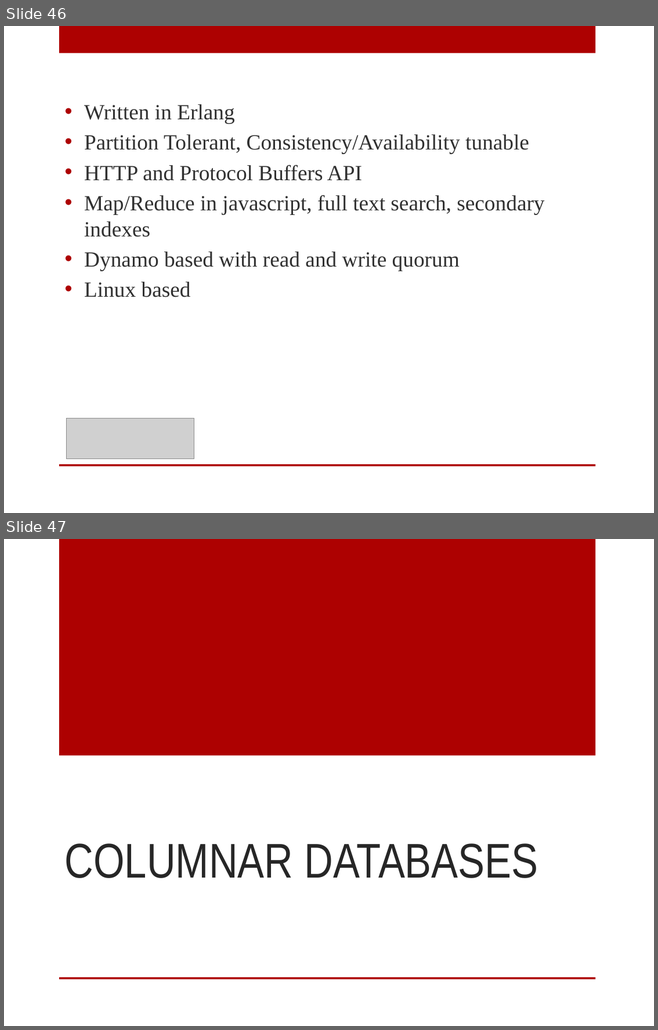
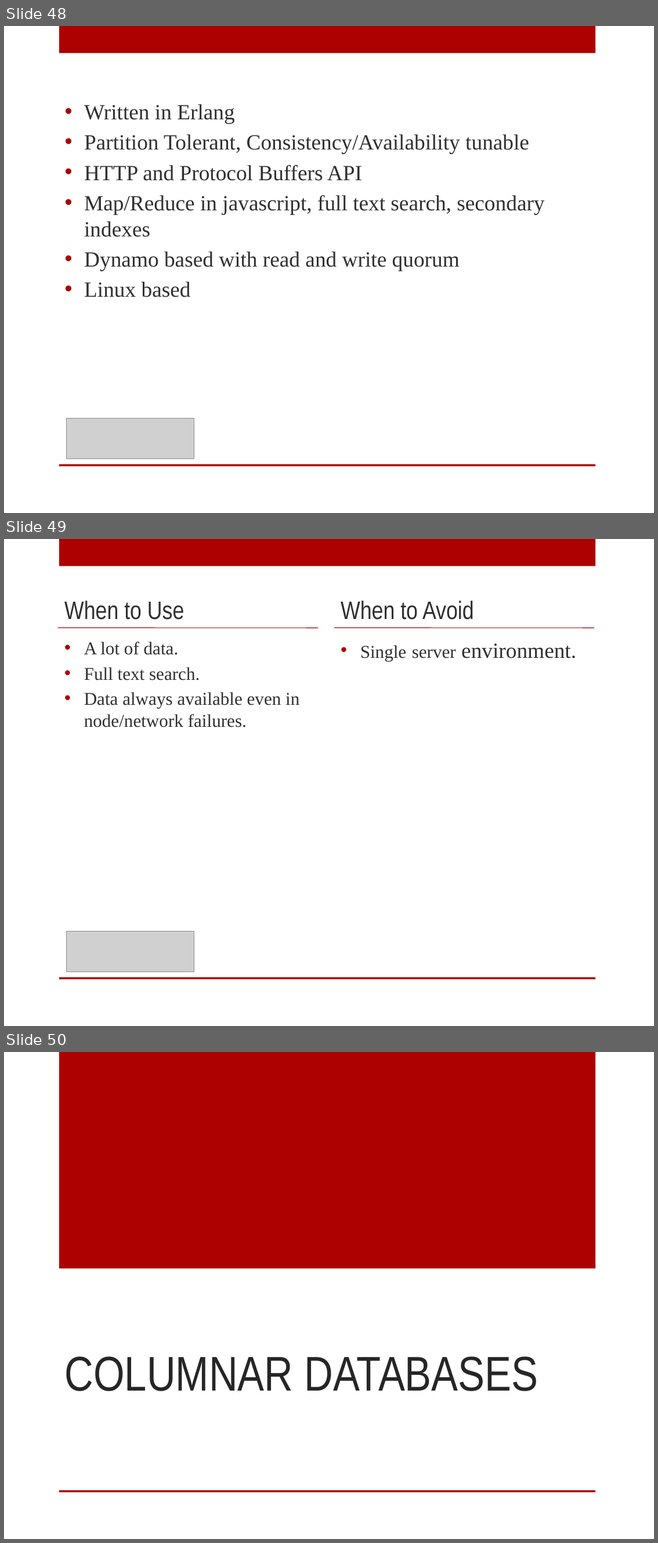
Before and after one commit to digitalBush/nosql-smackdown-talk, a slide deck: nosql-smackdown.pptx. Shown one above the other, each under a label of ours: slides 46 and 47 before the commit, slides 48, 49 and 50 after it. The pictures are 658x1030 and 658x1543 pixels, drawn with LibreOffice and Linux fonts; fonts in the diff are those of the drawing; grey boxes stand for pictures. Boxes give left, top, right and bottom in pixels: in the first picture for what was removed or moved away, otherwise in the second. Text is boxed around its words. In the diff, an @@ line names an element or a change of style, - is before the commit and + after.

```diff
--- a/nosql-smackdown.pptx
+++ b/nosql-smackdown.pptx
@@ slide 49 added at [4, 539, 654, 1026], background #FFFFFF; not listed: 2 template elements that a slide beside it also shows @@
@@ text added at [64, 600, 184, 620], 28 pt, text #303030 @@
+When to Use
@@ text added at [340, 600, 474, 620], 28 pt, text #303030 @@
+When to Avoid
@@ line added from (58, 628) to (318, 628), #AA0000 0.75 pt @@
@@ text added at [84, 642, 299, 727], 20 pt, text #303030 @@
+• A lot of data.
+• Full text search.
+• Data always available even in node/network failures.
@@ line added from (334, 628) to (594, 628), #AA0000 0.75 pt @@
@@ text added at [360, 643, 576, 661], 20 pt, text #303030 @@
+• Single server environment.
@@ picture added at [67, 931, 194, 972] @@
@@ what was slide 46 is now slide 48 @@
@@ what was slide 47 is now slide 50 @@
```
Also in this commit, not shown: 4 slides changed, 4 other slides added, 1 slide removed.
